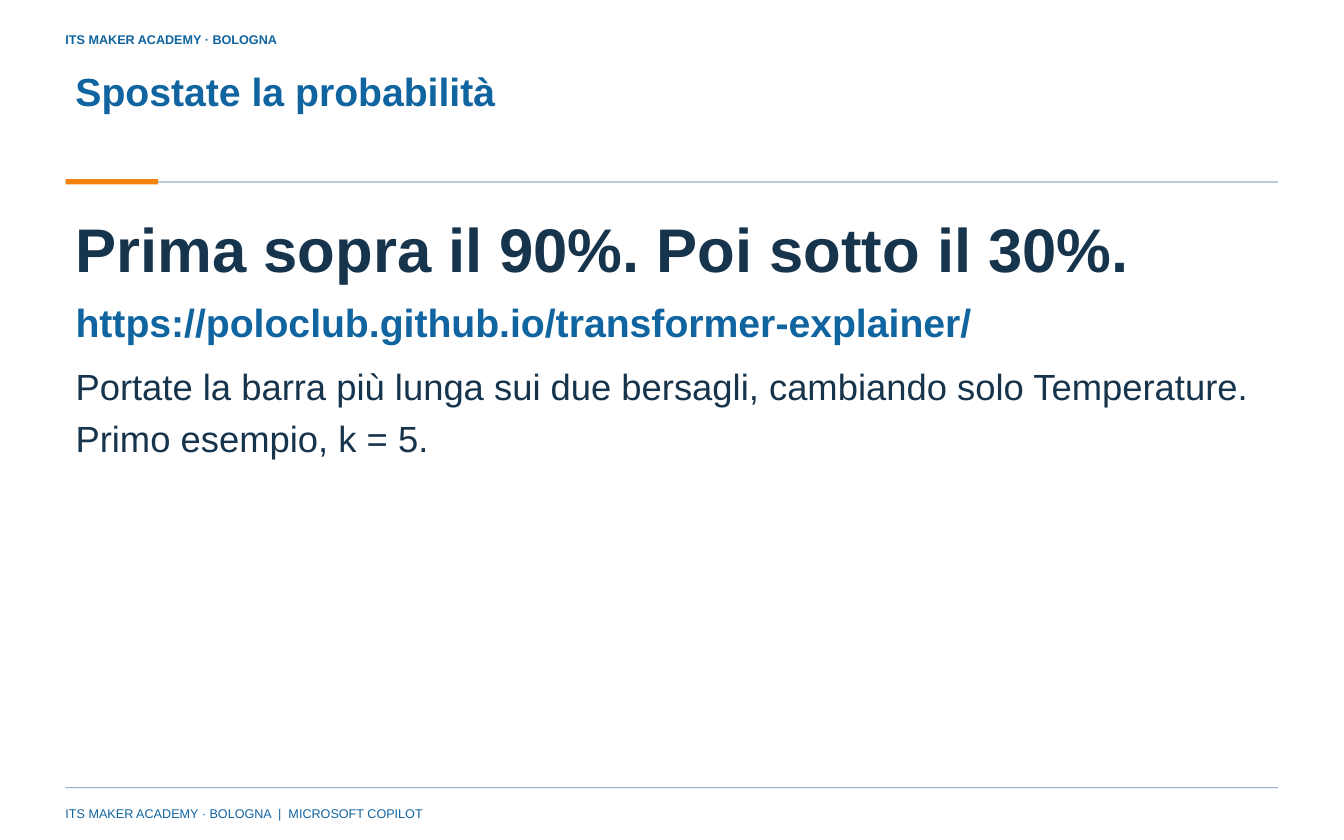
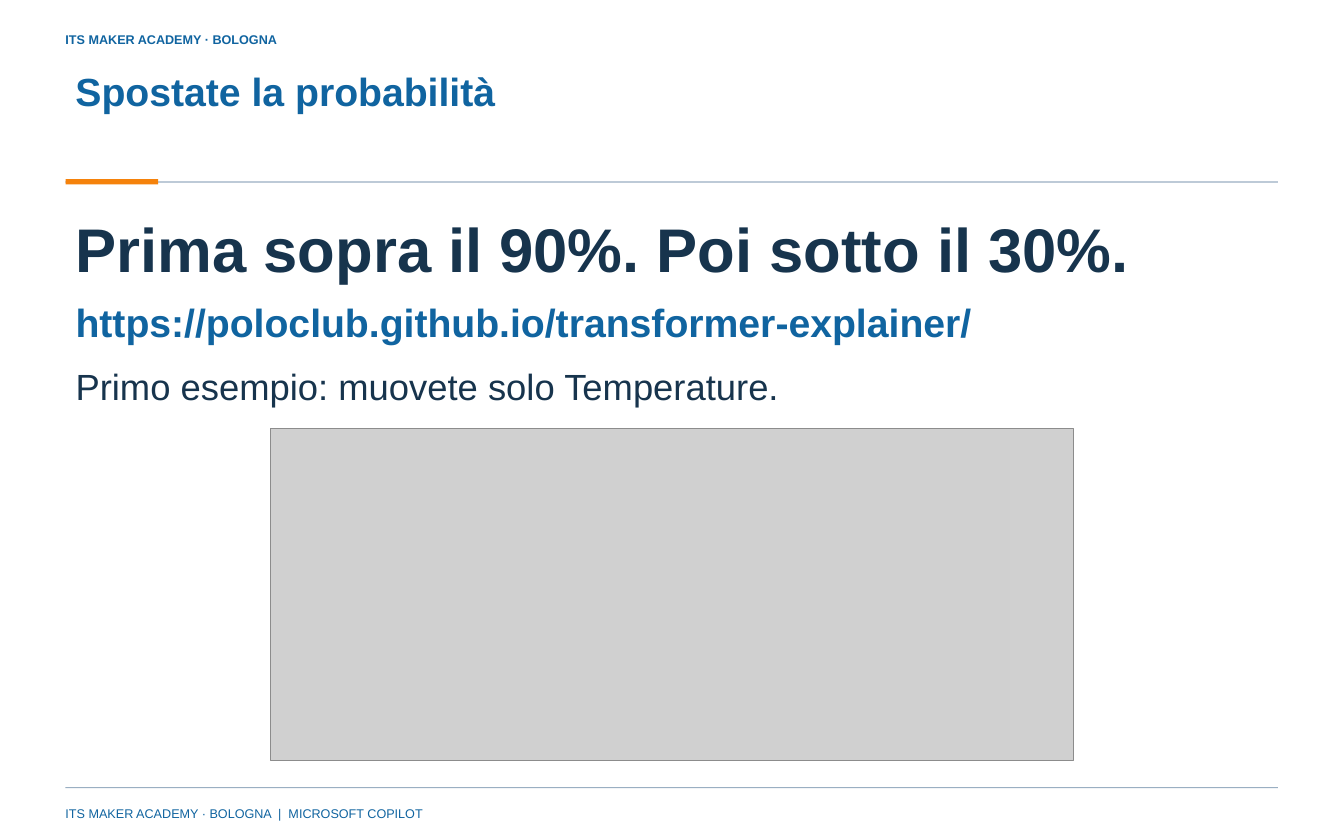
Before and after one commit to franzo9393/ITSCorso_UnslothStudio-Git, a slide deck: slide 5 of lezione 4 - reti neurali e agenti con orchestrazione/Lezione4_Reti_neurali_e_agenti_con_orchestrazione_ITS_MAKER.pptx (slide 4 before the commit). Drawn at 1344x840 pixels with LibreOffice and Linux fonts; fonts in the diff are those of the drawing; grey boxes stand for pictures; background and template pictures are left out. Boxes give left, top, right and bottom in pixels: in the first picture for what was removed or moved away, otherwise in the second. Text is boxed around its words. In the diff, an @@ line names an element or a change of style, - is before the commit and + after.

Commit message:
Lezione 4: slide 1-17 riscritte con schermate dei siti, quadro d'insieme e previsioni (47 slide); regole sulle schermate in AGENTS.md

```diff
--- a/lezione 4 - reti neurali e agenti con orchestrazione/Lezione4_Reti_neurali_e_agenti_con_orchestrazione_ITS_MAKER.pptx
+++ b/lezione 4 - reti neurali e agenti con orchestrazione/Lezione4_Reti_neurali_e_agenti_con_orchestrazione_ITS_MAKER.pptx
@@ text removed at (x1=76, y1=373, x2=1247, y2=460) @@
-Portate la barra più lunga sui due bersagli, cambiando solo Temperature. Primo esempio, k = 5.
@@ text added at (x1=76, y1=373, x2=778, y2=408), 26 pt, text #17344D @@
+Primo esempio: muovete solo Temperature.
@@ picture added at (x1=271, y1=429, x2=1074, y2=761) @@
```
Also in this commit, not shown: 6 other slides changed, 7 slides added, 1 slide removed, 29 other files.
